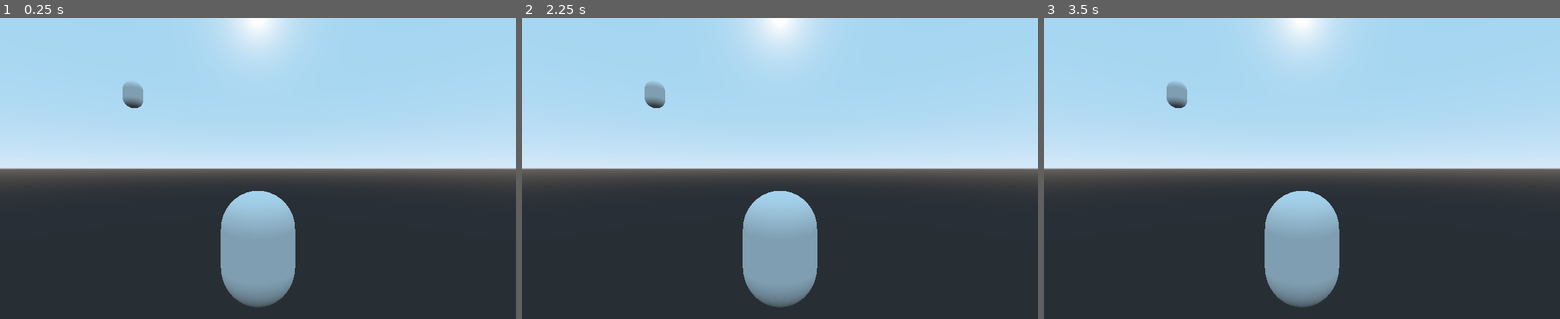
Above: before the commit, frames 1-3 (left to right).
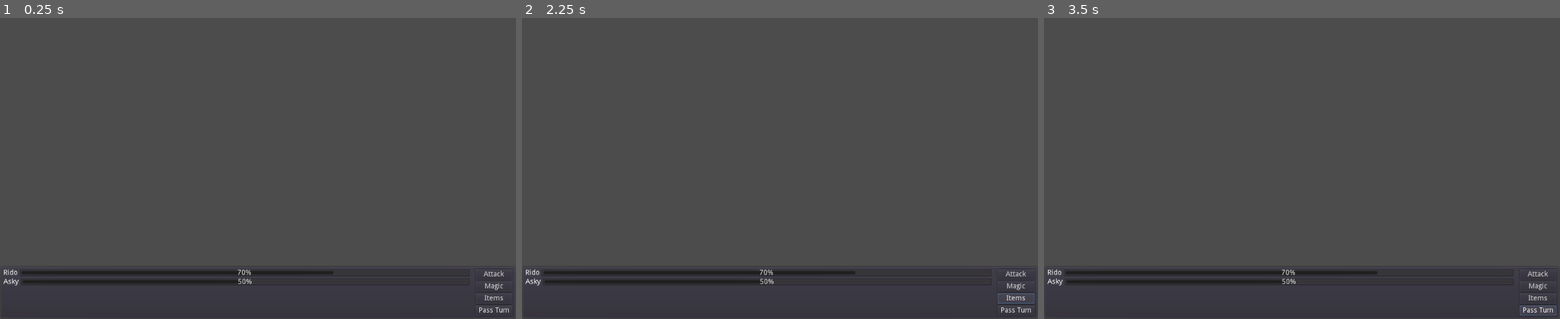
Above: after the commit, the same moments.

Repository: Ridote/godotExperiments3D
Game: Godot game, scene res://Scenes/Test.tscn
The game is run twice, just before and just after one commit, with the same random seed, the same clock (stepped at 60 frames per second) and the same inputs.
Inputs (mouse positions are in pixels of both pictures, inside the frame that each line leads up to):
- Up to frame 1 (0.25 s): no input
- Up to frame 2 (2.25 s): click (1017, 273) at 0.5 s, where only the run after the commit has a clickable "Attack"; click (1017, 285) at 1.25 s, where only the run after the commit has a clickable "Magic"; click (1017, 297) at 2 s, where only the run after the commit has a clickable "Items"
- Up to frame 3 (3.5 s): click (1539, 309) at 2.75 s, where only the run after the commit has a clickable "Pass Turn"

The runs differ from the first frame. In frame 1, 79% of the frame differs, in the area x 0-100%, y 0-100%; in frame 2, 79%; in frame 3, 79%.

Commit message:
Some GUI shit

Diff:
--- /dev/null
+++ b/RPG/GUI/BattleSystem/BattleGUI.tscn
@@ -0,0 +1,102 @@
+[gd_scene load_steps=2 format=2]
+
+[sub_resource type="GDScript" id=1]
+script/source = "extends Control
+
+signal nextTurn
+
+func _on_nextTurn_pressed():
+	emit_signal(\"nextTurn\")"
+
+[node name="BattleGUI" type="Control"]
+anchor_right = 1.0
+anchor_bottom = 1.0
+script = SubResource( 1 )
+
+[node name="TurnGUI" type="PanelContainer" parent="."]
+anchor_top = 1.0
+anchor_right = 1.0
+anchor_bottom = 1.0
+margin_top = -106.0
+grow_horizontal = 0
+grow_vertical = 0
+size_flags_horizontal = 3
+size_flags_vertical = 3
+
+[node name="HSplitContainer" type="HSplitContainer" parent="TurnGUI"]
+margin_left = 7.0
+margin_top = 7.0
+margin_right = 1017.0
+margin_bottom = 99.0
+size_flags_horizontal = 3
+size_flags_vertical = 3
+
+[node name="CharactersTurn" type="VBoxContainer" parent="TurnGUI/HSplitContainer"]
+margin_right = 925.0
+margin_bottom = 92.0
+size_flags_horizontal = 3
+size_flags_vertical = 3
+
+[node name="RidoTurn" type="HBoxContainer" parent="TurnGUI/HSplitContainer/CharactersTurn"]
+margin_right = 925.0
+margin_bottom = 14.0
+
+[node name="Label" type="Label" parent="TurnGUI/HSplitContainer/CharactersTurn/RidoTurn"]
+margin_right = 28.0
+margin_bottom = 14.0
+text = "Rido"
+
+[node name="ProgressBar" type="ProgressBar" parent="TurnGUI/HSplitContainer/CharactersTurn/RidoTurn"]
+margin_left = 32.0
+margin_right = 925.0
+margin_bottom = 14.0
+size_flags_horizontal = 3
+value = 70.0
+
+[node name="AskyTurn" type="HBoxContainer" parent="TurnGUI/HSplitContainer/CharactersTurn"]
+margin_top = 18.0
+margin_right = 925.0
+margin_bottom = 32.0
+
+[node name="Label" type="Label" parent="TurnGUI/HSplitContainer/CharactersTurn/AskyTurn"]
+margin_right = 30.0
+margin_bottom = 14.0
+text = "Asky"
+
+[node name="ProgressBar" type="ProgressBar" parent="TurnGUI/HSplitContainer/CharactersTurn/AskyTurn"]
+margin_left = 34.0
+margin_right = 925.0
+margin_bottom = 14.0
+size_flags_horizontal = 3
+value = 50.0
+
+[node name="Actions" type="VBoxContainer" parent="TurnGUI/HSplitContainer"]
+margin_left = 937.0
+margin_right = 1010.0
+margin_bottom = 92.0
+
+[node name="Attack" type="Button" parent="TurnGUI/HSplitContainer/Actions"]
+margin_right = 73.0
+margin_bottom = 20.0
+text = "Attack"
+
+[node name="Magic" type="Button" parent="TurnGUI/HSplitContainer/Actions"]
+margin_top = 24.0
+margin_right = 73.0
+margin_bottom = 44.0
+text = "Magic"
+
+[node name="Items" type="Button" parent="TurnGUI/HSplitContainer/Actions"]
+margin_top = 48.0
+margin_right = 73.0
+margin_bottom = 68.0
+text = "Items"
+
+[node name="PassTurn" type="Button" parent="TurnGUI/HSplitContainer/Actions"]
+margin_top = 72.0
+margin_right = 73.0
+margin_bottom = 92.0
+grow_horizontal = 0
+grow_vertical = 0
+text = "Pass Turn"
+[connection signal="pressed" from="TurnGUI/HSplitContainer/Actions/PassTurn" to="." method="_on_nextTurn_pressed"]
--- a/RPG/Scenes/BattleSystem/BattleCharacter.tscn
+++ b/RPG/Scenes/BattleSystem/BattleCharacter.tscn
@@ -1,9 +1,24 @@
-[gd_scene load_steps=4 format=2]
+[gd_scene load_steps=5 format=2]
 
 [ext_resource path="res://Character.gd" type="Script" id=1]
 [ext_resource path="res://Scenes/Stats.tscn" type="PackedScene" id=2]
 
 [sub_resource type="CapsuleMesh" id=1]
+
+[sub_resource type="Animation" id=2]
+resource_name = "New Anim"
+tracks/0/type = "value"
+tracks/0/path = NodePath("Model:cast_shadow")
+tracks/0/interp = 1
+tracks/0/loop_wrap = true
+tracks/0/imported = false
+tracks/0/enabled = true
+tracks/0/keys = {
+"times": PoolRealArray(  ),
+"transitions": PoolRealArray(  ),
+"update": 1,
+"values": [  ]
+}
 
 [node name="BattleCharacter" type="Spatial"]
 script = ExtResource( 1 )
@@ -17,3 +32,6 @@
 transform = Transform( 1, 0, 0, 0, 1, 0, 0, 0, 1, 0, 0, 1.7 )
 
 [node name="Stats" parent="." instance=ExtResource( 2 )]
+
+[node name="AnimationPlayer" type="AnimationPlayer" parent="."]
+"anims/New Anim" = SubResource( 2 )
--- a/RPG/Scenes/BattleSystem/BattleManager.tscn
+++ b/RPG/Scenes/BattleSystem/BattleManager.tscn
@@ -1,3 +1,28 @@
-[gd_scene format=2]
+[gd_scene load_steps=3 format=2]
+
+[ext_resource path="res://GUI/BattleSystem/BattleGUI.tscn" type="PackedScene" id=1]
+
+[sub_resource type="GDScript" id=1]
+script/source = "extends Node
+
+# warning-ignore:unused_class_variable
+var characterScene = preload(\"res://Scenes/BattleSystem/BattleCharacter.tscn\")
+
+var turns : int = 0
+
+# warning-ignore:unused_class_variable
+export var enemies : Array
+
+func _ready():
+	if $BattleGUI.connect(\"nextTurn\", self, \"nextTurn\"):
+		OS.alert(\"Error connecting next turn\")
+
+func nextTurn() -> void:
+	turns += 1
+	print(\"nextTurn!\")"
 
 [node name="BattleManager" type="Node"]
+script = SubResource( 1 )
+enemies = [  ]
+
+[node name="BattleGUI" parent="." instance=ExtResource( 1 )]
--- a/RPG/Scenes/Stats.tscn
+++ b/RPG/Scenes/Stats.tscn
@@ -27,6 +27,7 @@
 	MP = MAX_MP
 
 func takeDamage(fis : float, mag : float, trueDmg:float = 0.0):
+	#TODO
 	HP -= fis+mag+trueDmg
 	if(HP <= 0):
 		emit_signal(\"KO\")
--- a/RPG/Scenes/Test.tscn
+++ b/RPG/Scenes/Test.tscn
@@ -1,22 +1,11 @@
 [gd_scene load_steps=3 format=2]
 
-[ext_resource path="res://Scenes/BattleSystem/BattleCharacter.tscn" type="PackedScene" id=1]
+[ext_resource path="res://Scenes/BattleSystem/BattleManager.tscn" type="PackedScene" id=1]
 
 [sub_resource type="GDScript" id=1]
-script/source = "extends Spatial
-
-# Called when the node enters the scene tree for the first time.
-func _ready():
-	$BattleCharacter.attack($BattleCharacter2, 2.0)"
+script/source = "extends Spatial"
 
 [node name="Test" type="Spatial"]
 script = SubResource( 1 )
 
-[node name="BattleCharacter2" parent="." instance=ExtResource( 1 )]
-transform = Transform( 1, 0, 0, 0, 1, 0, 0, 0, 1, 0, 10.4221, -11.2881 )
-
-[node name="BattleCharacter" parent="." instance=ExtResource( 1 )]
-transform = Transform( 1, 0, 0, 0, 1, 0, 0, 0, 1, 14, 0, 7 )
-
-[node name="Camera" type="Camera" parent="BattleCharacter"]
-transform = Transform( 1, 0, 0, 0, 1, 0, 0, 0, 1, 0, 3.81458, 5.8862 )
+[node name="BattleManager" parent="." instance=ExtResource( 1 )]
